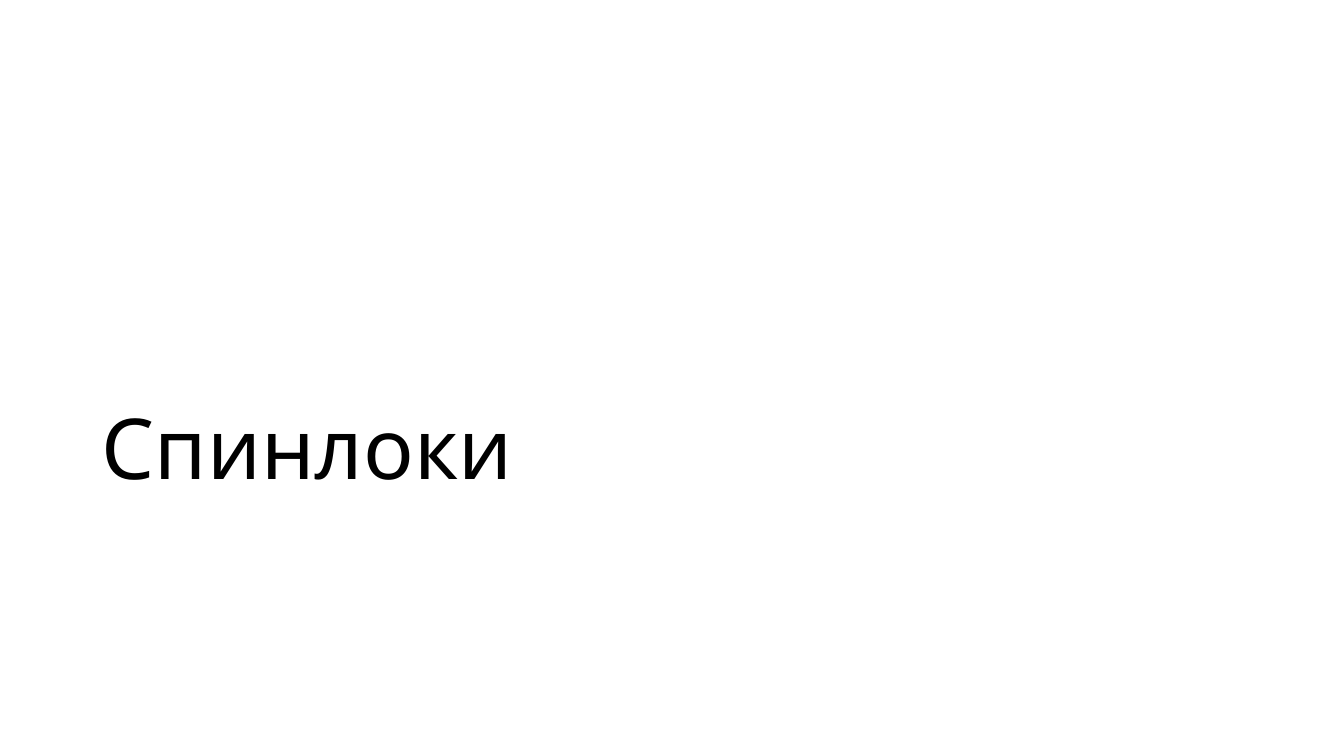
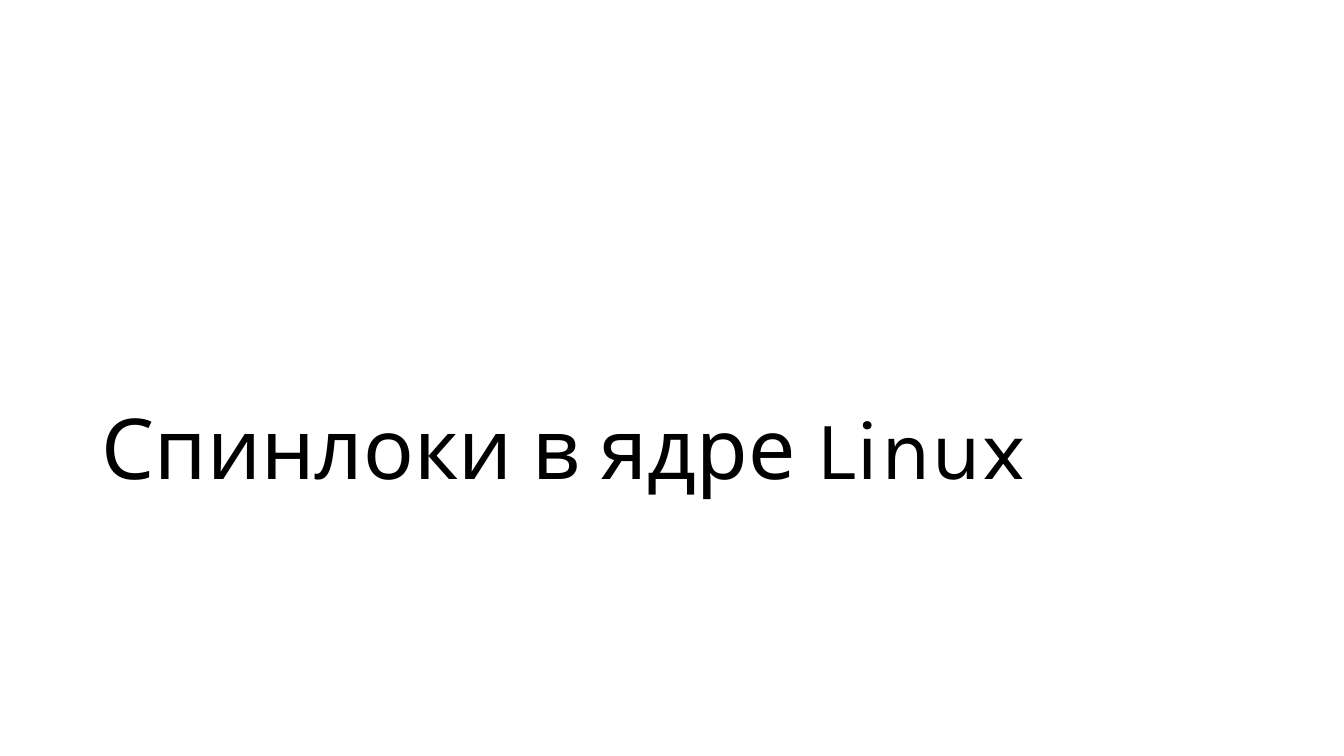
Before and after one commit to alexey-malov/os-course, a slide deck: slide 21 of lectures/05/Синхронизация и межпроцессная коммуникация.pptx (slide 48 before the commit). Drawn at 1344x756 pixels with LibreOffice and Linux fonts; fonts in the diff are those of the drawing. Boxes give left, top, right and bottom in pixels: in the first picture for what was removed or moved away, otherwise in the second. Text is boxed around its words. In the diff, an @@ line names an element or a change of style, - is before the commit and + after.

```diff
--- a/lectures/05/Синхронизация и межпроцессная коммуникация.pptx
+++ b/lectures/05/Синхронизация и межпроцессная коммуникация.pptx
@@ title at (102,418,1025,499): text changed @@
-Спинлоки
+Спинлоки в ядре Linux
```
Also in this commit, not shown: 10 other slides changed, 68 slides added, 148 slides removed, 1 other file.
